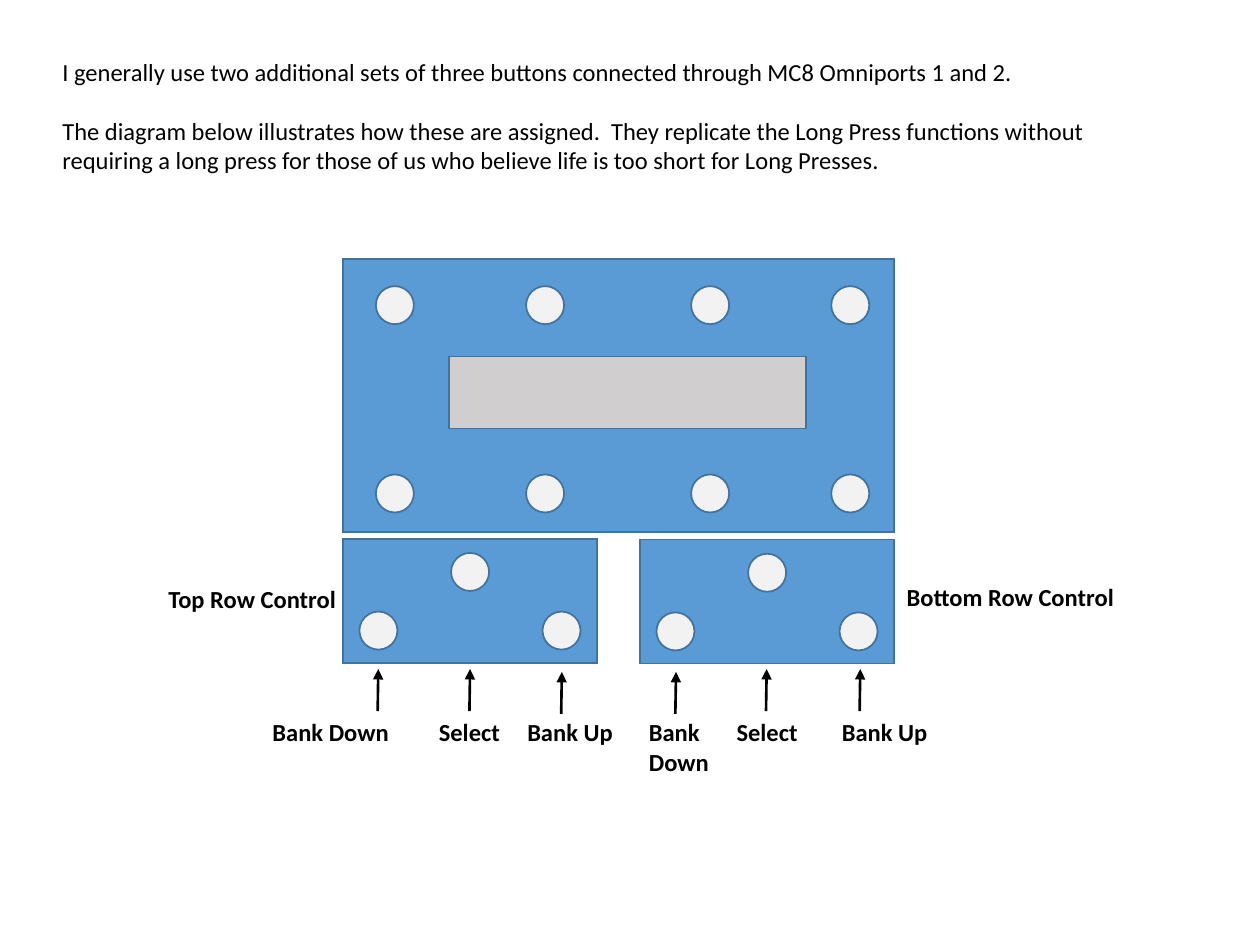
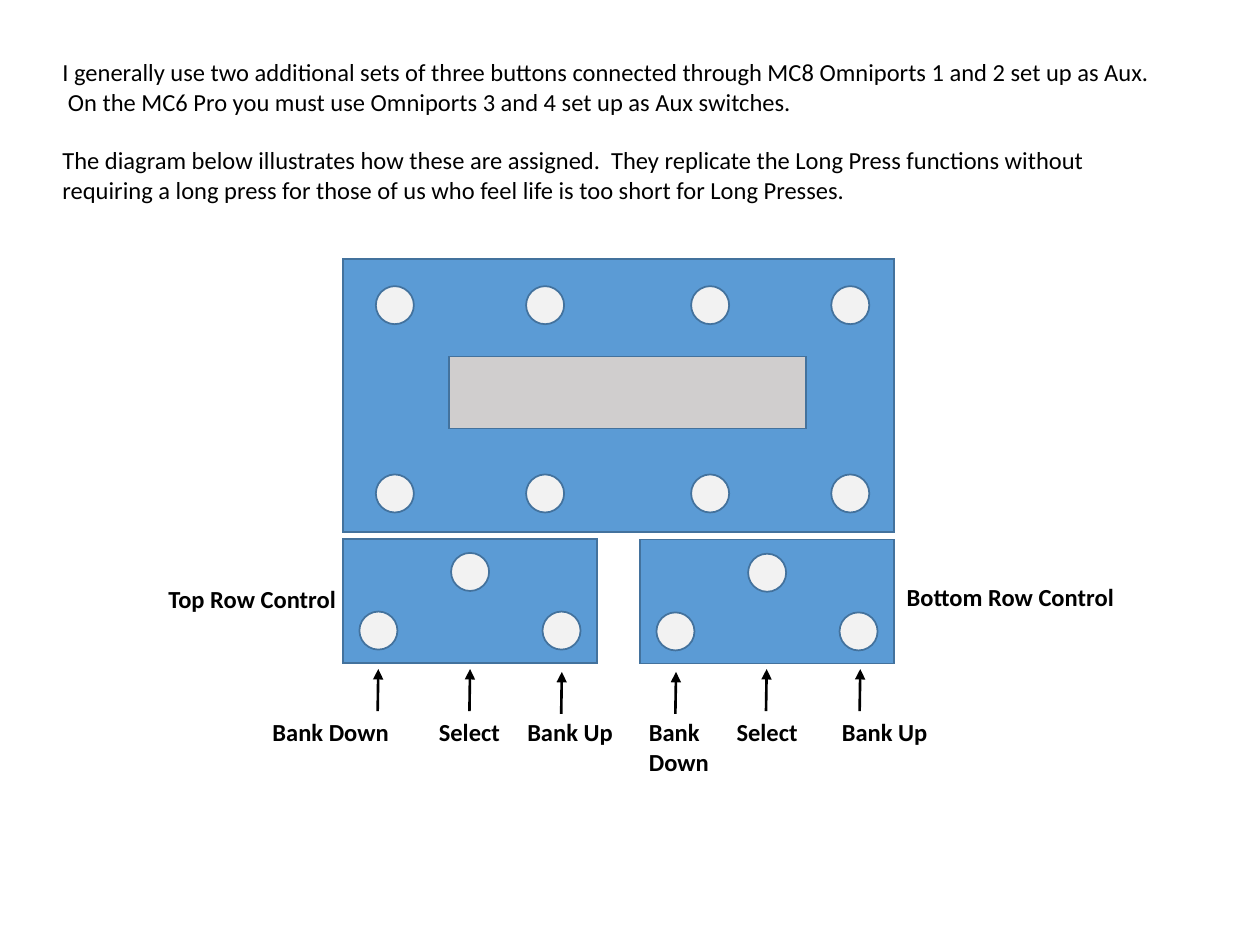
Before and after one commit to WidnerM/GP-MC8, a slide deck: slide 5 of MC8.pptx. Drawn at 1260x945 pixels with LibreOffice and Linux fonts; fonts in the diff are those of the drawing. Boxes give left, top, right and bottom in pixels: in the first picture for what was removed or moved away, otherwise in the second. Text is boxed around its words. In the diff, an @@ line names an element or a change of style, - is before the commit and + after.

```diff
--- a/MC8.pptx
+++ b/MC8.pptx
@@ text at (62,64,1148,204): text changed @@
-I generally use two additional sets of three buttons connected through MC8 Omniports 1 and 2.
-The diagram below illustrates how these are assigned. They replicate the Long Press functions without requiring a long press for those of us who believe life is too short for Long Presses.
+I generally use two additional sets of three buttons connected through MC8 Omniports 1 and 2 set up as Aux. On the MC6 Pro you must use Omniports 3 and 4 set up as Aux switches.
+The diagram below illustrates how these are assigned. They replicate the Long Press functions without requiring a long press for those of us who feel life is too short for Long Presses.
```
Also in this commit, not shown: 6 other slides changed, 4 other files.
